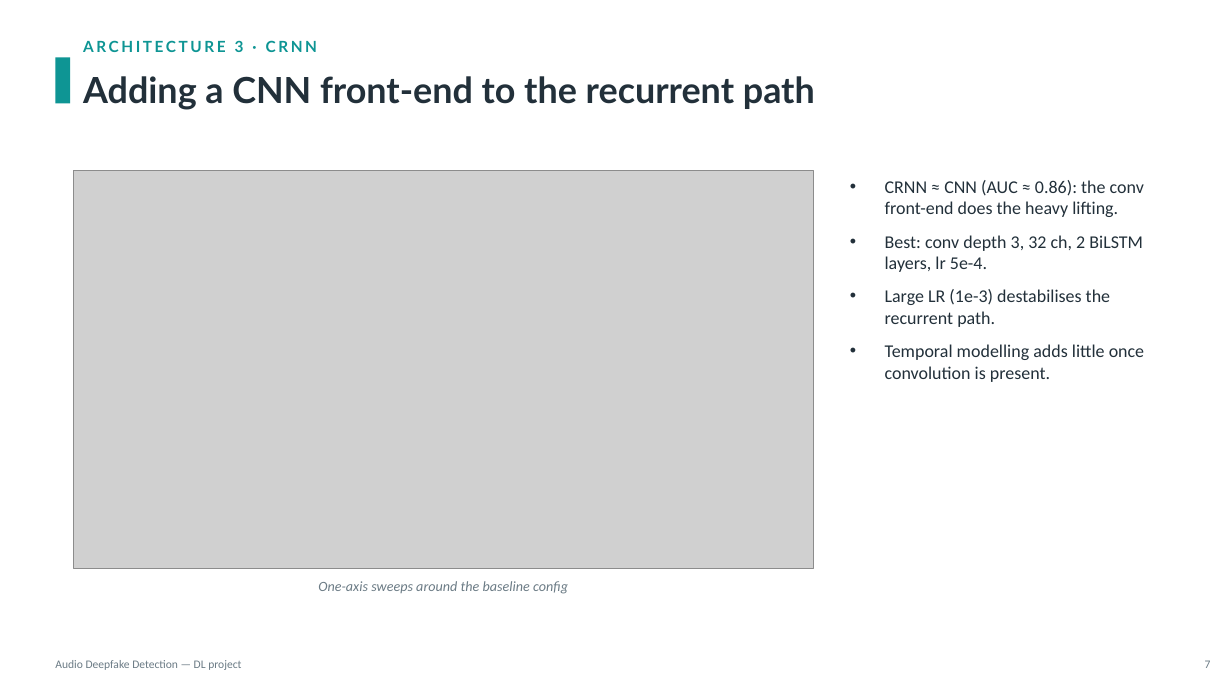
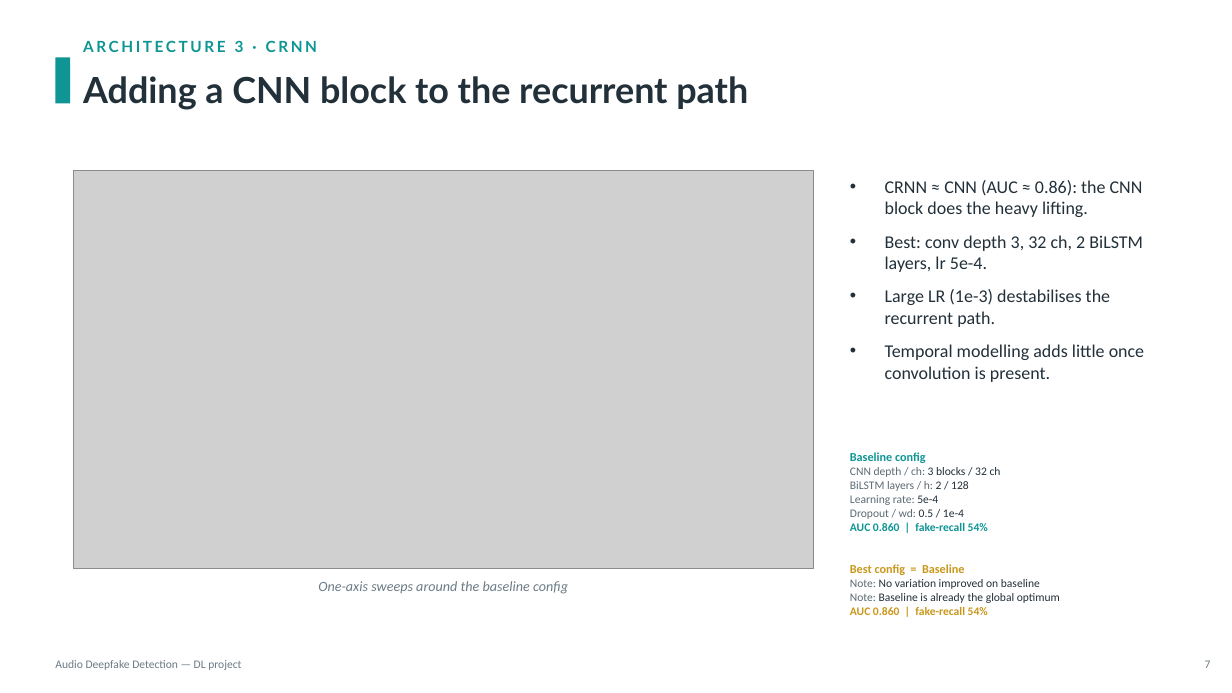
Before and after one commit to KonstaninosKaimakis/audio-deepfake-detection-DL, a slide deck: slide 7 of presentation.pptx. Drawn at 1232x693 pixels with LibreOffice and Linux fonts; fonts in the diff are those of the drawing; grey boxes stand for pictures. Boxes give left, top, right and bottom in pixels: in the first picture for what was removed or moved away, otherwise in the second. Text is boxed around its words. In the diff, an @@ line names an element or a change of style, - is before the commit and + after.

```diff
--- a/presentation.pptx
+++ b/presentation.pptx
@@ text at (x1=83, y1=76, x2=748, y2=110): text changed @@
-Adding a CNN front-end to the recurrent path
+Adding a CNN block to the recurrent path
@@ text at (x1=885, y1=180, x2=1143, y2=217): text changed @@
-• CRNN ≈ CNN (AUC ≈ 0.86): the conv front-end does the heavy lifting.
+• CRNN ≈ CNN (AUC ≈ 0.86): the CNN block does the heavy lifting.
@@ text at (x1=850, y1=452, x2=1060, y2=603): paragraphs added @@
+Baseline config
+CNN depth / ch: 3 blocks / 32 ch
+BiLSTM layers / h: 2 / 128
+Learning rate: 5e-4
+Dropout / wd: 0.5 / 1e-4
+AUC 0.860 | fake-recall 54%
+Best config = Baseline
+Note: No variation improved on baseline
+Note: Baseline is already the global optimum
+AUC 0.860 | fake-recall 54%
```
Also in this commit, not shown: 7 other slides changed, 1 slide added, 1 other file.
